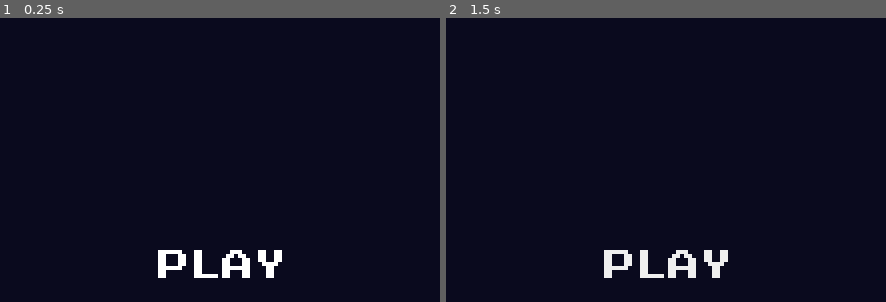
Above: before the commit, frames 1-2 (left to right).
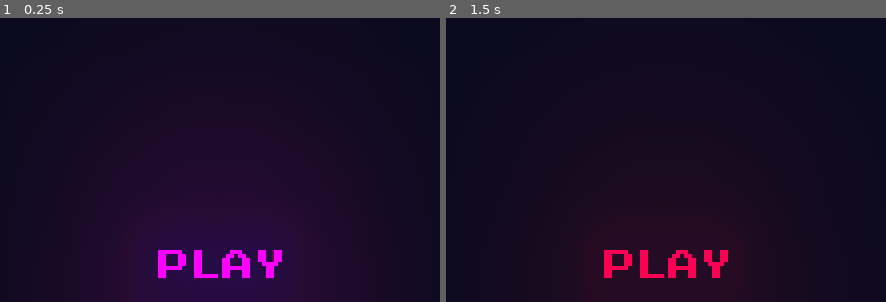
Above: after the commit, the same moments.

Repository: SzymanskiFilip/Santa-Fights
Game: Godot game, scene res://Scenes/Menu.tscn
Two runs of this game, one before a commit and one after it. Both use one fixed random seed, a clock stepped at 60 frames per second and the inputs below.
Inputs:
- Up to frame 1 (0.25 s): no input
- Up to frame 2 (1.5 s): click "PLAY" at 0.5 s; click "PLAY" at 1.25 s

The runs differ from the first frame. In frame 1, 15% of the frame differs, in the area x 26-73%, y 62-100%; in frame 2, 10%.

Commit message:
fixed hover glow in main menu

Diff:
--- a/Scenes/Menu.tscn
+++ b/Scenes/Menu.tscn
@@ -1,8 +1,13 @@
-[gd_scene load_steps=5 format=2]
+[gd_scene load_steps=6 format=2]
 
 [ext_resource path="res://Textures/other/VERY_DARK_BLUE_TXT.png" type="Texture" id=1]
 [ext_resource path="res://Fonts/ttf-files/prstart.ttf" type="DynamicFontData" id=2]
 [ext_resource path="res://Scripts/Menu/Button.gd" type="Script" id=3]
+
+[sub_resource type="Environment" id=2]
+background_mode = 4
+glow_enabled = true
+glow_hdr_threshold = 1.5
 
 [sub_resource type="DynamicFont" id=1]
 font_data = ExtResource( 2 )
@@ -20,6 +25,9 @@
 "_edit_lock_": true,
 "_edit_use_anchors_": false
 }
+
+[node name="WorldEnvironment" type="WorldEnvironment" parent="."]
+environment = SubResource( 2 )
 
 [node name="TextureRect" type="TextureRect" parent="."]
 margin_right = 320.0
@@ -44,11 +52,14 @@
 }
 
 [node name="Button" type="Button" parent="VBoxContainer"]
+modulate = Color( 21.97, 0, 1.73, 1 )
 margin_top = 7.0
 margin_right = 76.0
 margin_bottom = 29.0
 focus_mode = 0
 custom_fonts/font = SubResource( 1 )
+custom_colors/font_color_hover = Color( 0.137255, 0.0470588, 0.172549, 1 )
+custom_colors/font_color_pressed = Color( 1, 0, 0, 1 )
 enabled_focus_mode = 0
 text = "PLAY"
 flat = true
--- a/Scripts/Menu/Button.gd
+++ b/Scripts/Menu/Button.gd
@@ -4,7 +4,6 @@
 
 func _process(_delta):
 	if button.is_hovered():
-		print("HOVERED")
+		pass
 	else:
-		button.add_color_override("font_color", Color(255,255,255,1))
-		print("UNHOVER")
+		pass
